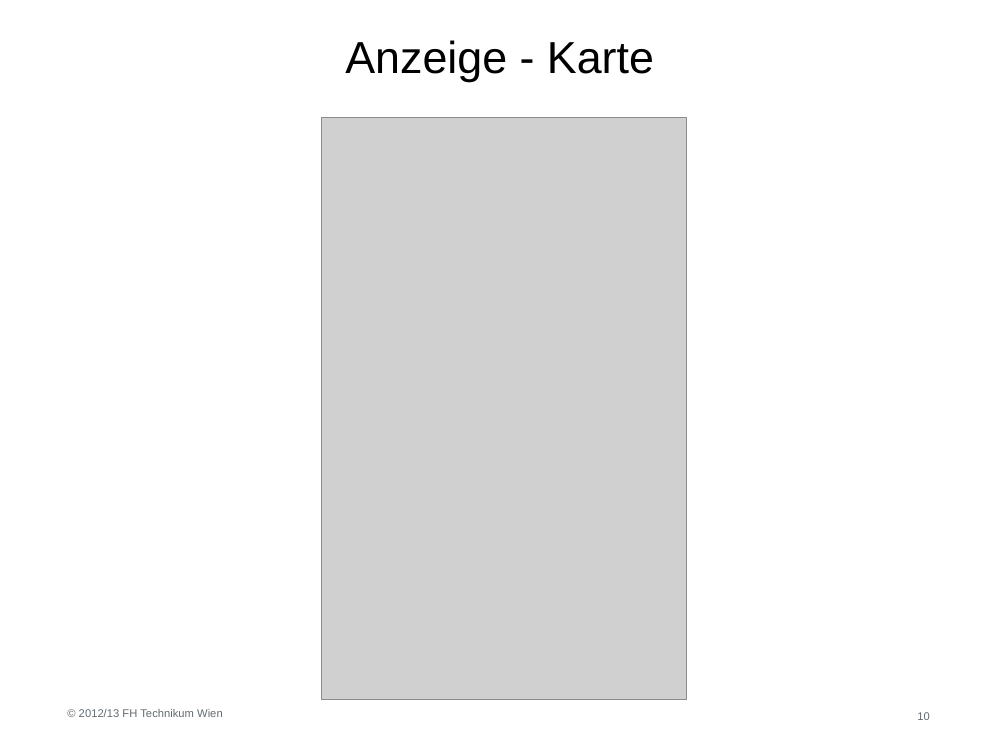
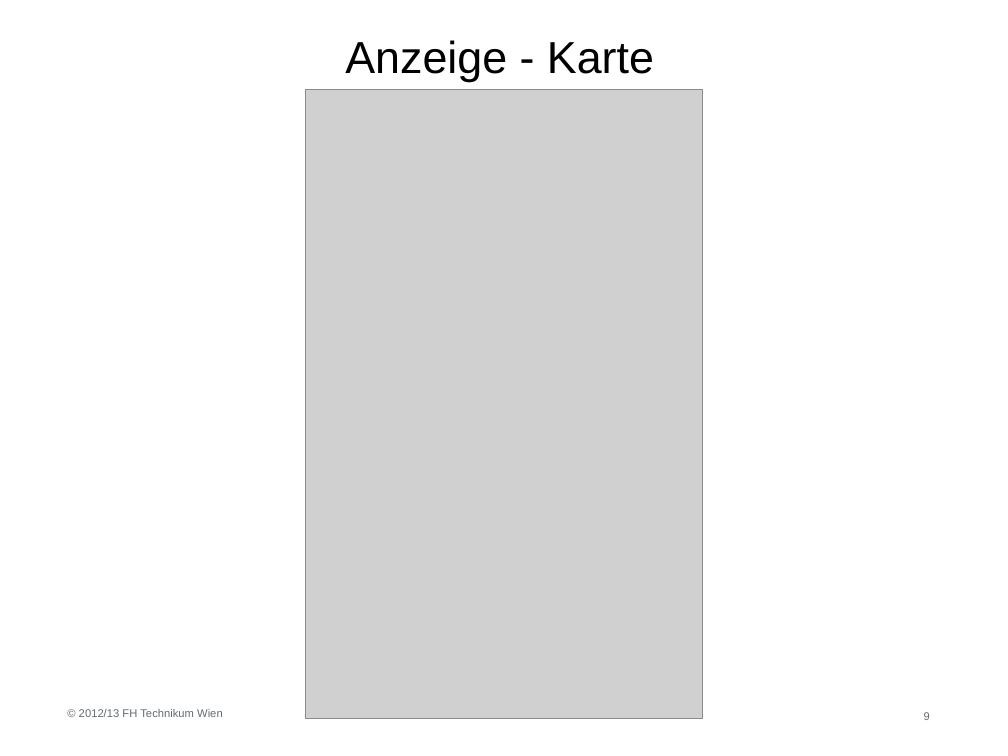
Before and after one commit to ZeRoberto27/MWI2_MobileComputing, a slide deck: slide 9 of Shitdroid/assets/WC-Finder.pptx (slide 10 before the commit). Drawn at 1008x756 pixels with LibreOffice and Linux fonts; fonts in the diff are those of the drawing; grey boxes stand for pictures; background and template pictures are left out. Boxes give left, top, right and bottom in pixels: in the first picture for what was removed or moved away, otherwise in the second. Text is boxed around its words. In the diff, an @@ line names an element or a change of style, - is before the commit and + after.

```diff
--- a/Shitdroid/assets/WC-Finder.pptx
+++ b/Shitdroid/assets/WC-Finder.pptx
@@ picture: place and size @@
-picture at [322, 117, 686, 699]
+picture at [305, 90, 703, 719]
@@ page number at [924, 712, 930, 720]: text changed @@
-10
+9
```
Also in this commit, not shown: 4 other slides changed, 1 slide removed, 6 other files.
